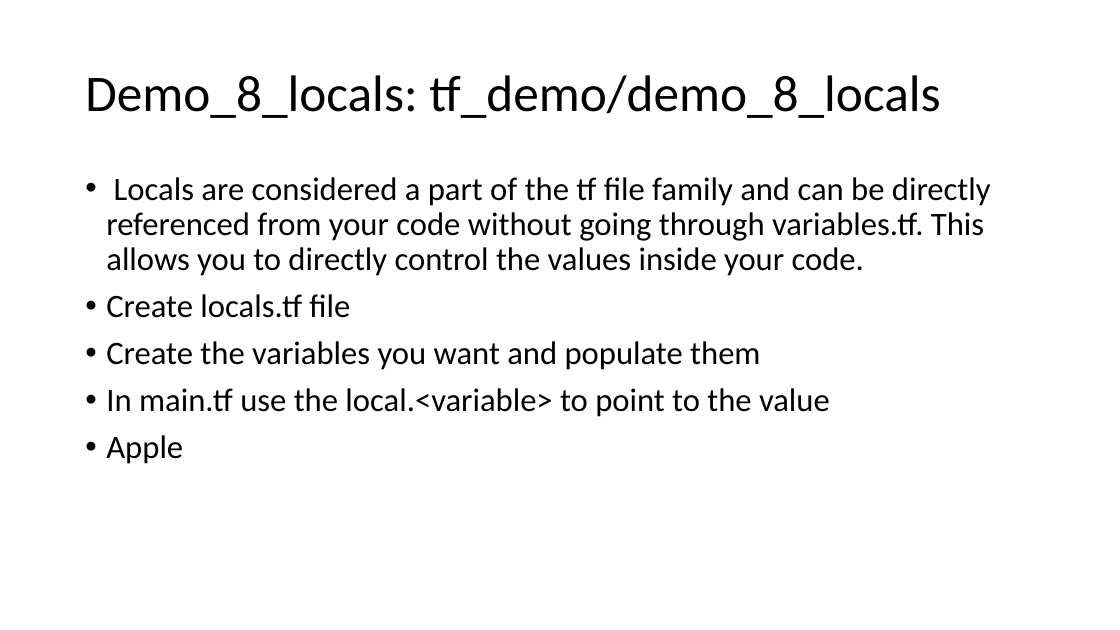
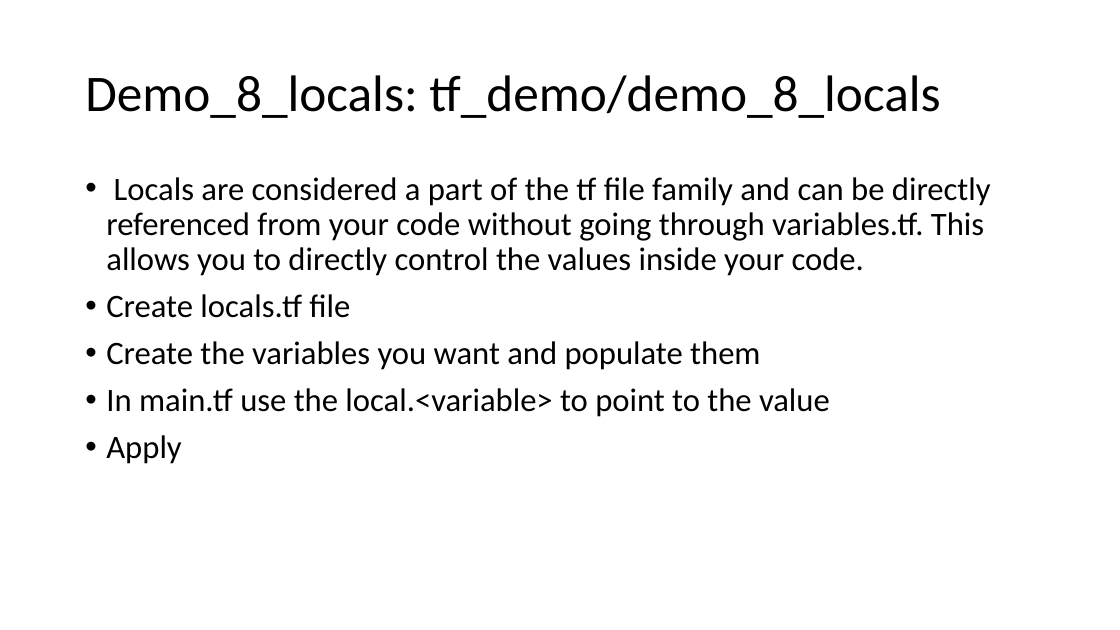
Before and after one commit to JohnMops/tf-demo, a slide deck: slide 16 of tf-demo-presentation.pptx (slide 15 before the commit). Drawn at 1120x630 pixels with LibreOffice and Linux fonts; fonts in the diff are those of the drawing. Boxes give left, top, right and bottom in pixels: in the first picture for what was removed or moved away, otherwise in the second. Text is boxed around its words. In the diff, an @@ line names an element or a change of style, - is before the commit and + after.

```diff
--- a/tf-demo-presentation.pptx
+++ b/tf-demo-presentation.pptx
@@ text at box(106, 435, 181, 464): text changed @@
-• Apple
+• Apply
```
Also in this commit, not shown: 3 other slides changed, 1 slide added.
